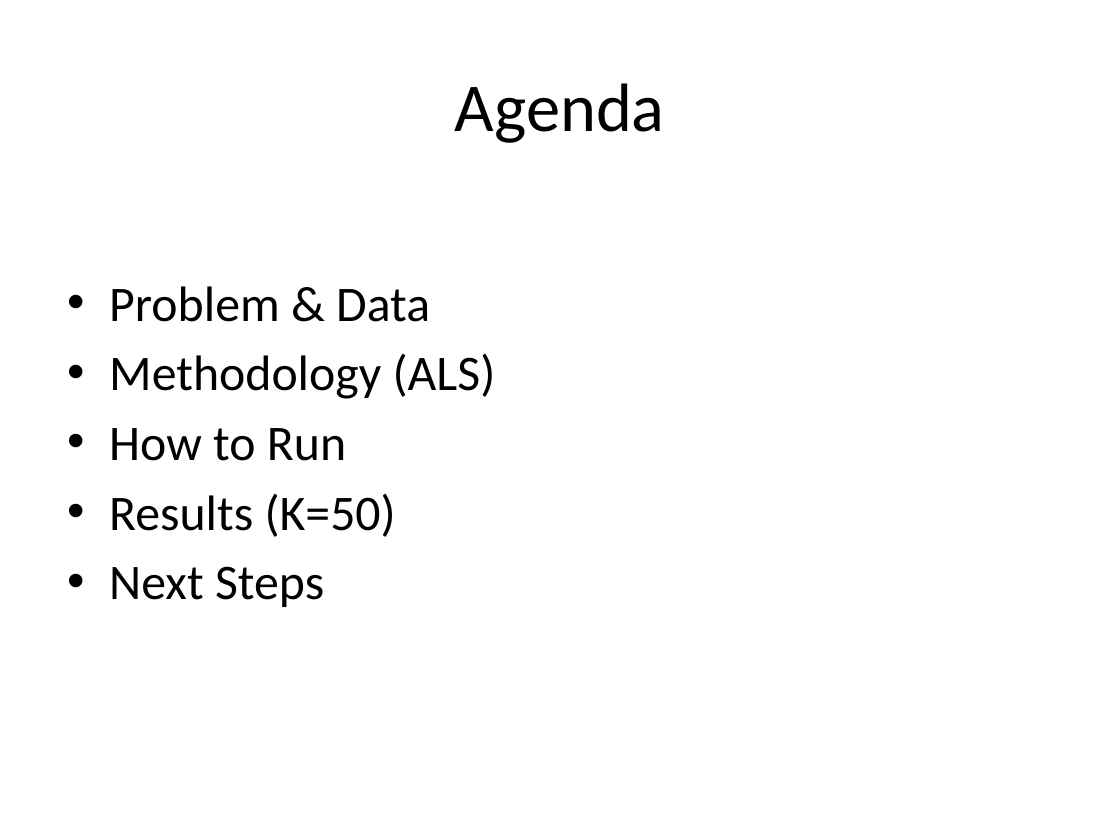
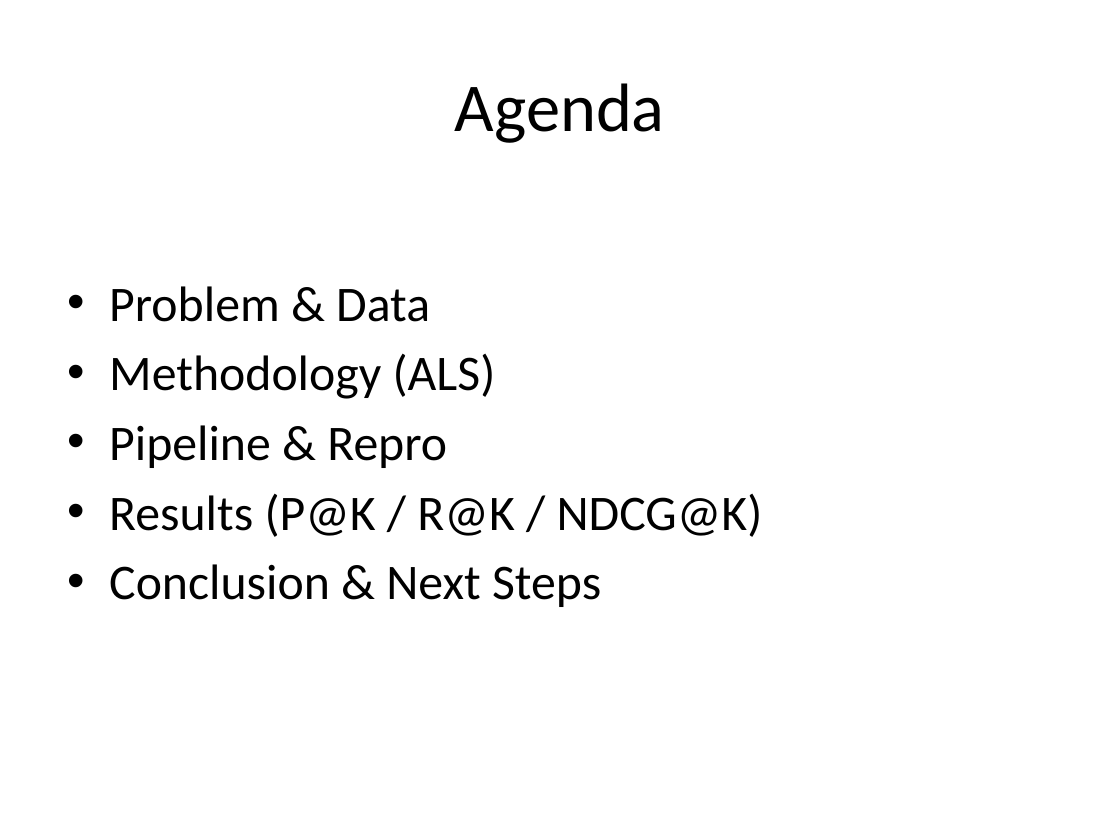
Before and after one commit to MET-CS-777/cs777-final-project-sri99-svg, a slide deck: slide 2 of SLIDES.pptx. Drawn at 1120x840 pixels with LibreOffice and Linux fonts; fonts in the diff are those of the drawing. Boxes give left, top, right and bottom in pixels: in the first picture for what was removed or moved away, otherwise in the second. Text is boxed around its words. In the diff, an @@ line names an element or a change of style, - is before the commit and + after.

```diff
--- a/SLIDES.pptx
+++ b/SLIDES.pptx
@@ text at box(109, 425, 763, 607): text changed @@
-• How to Run
-• Results (K=50)
-• Next Steps
+• Pipeline & Repro
+• Results (P@K / R@K / NDCG@K)
+• Conclusion & Next Steps
```
Also in this commit, not shown: 3 other slides changed, 4 slides added, 1 slide removed, 2 other files.
